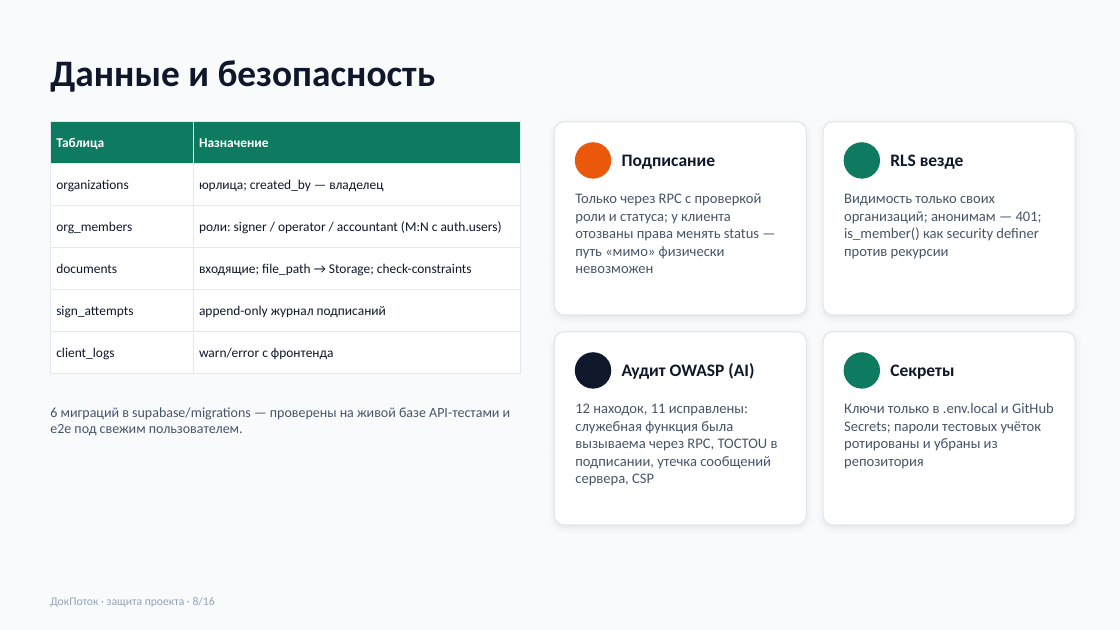
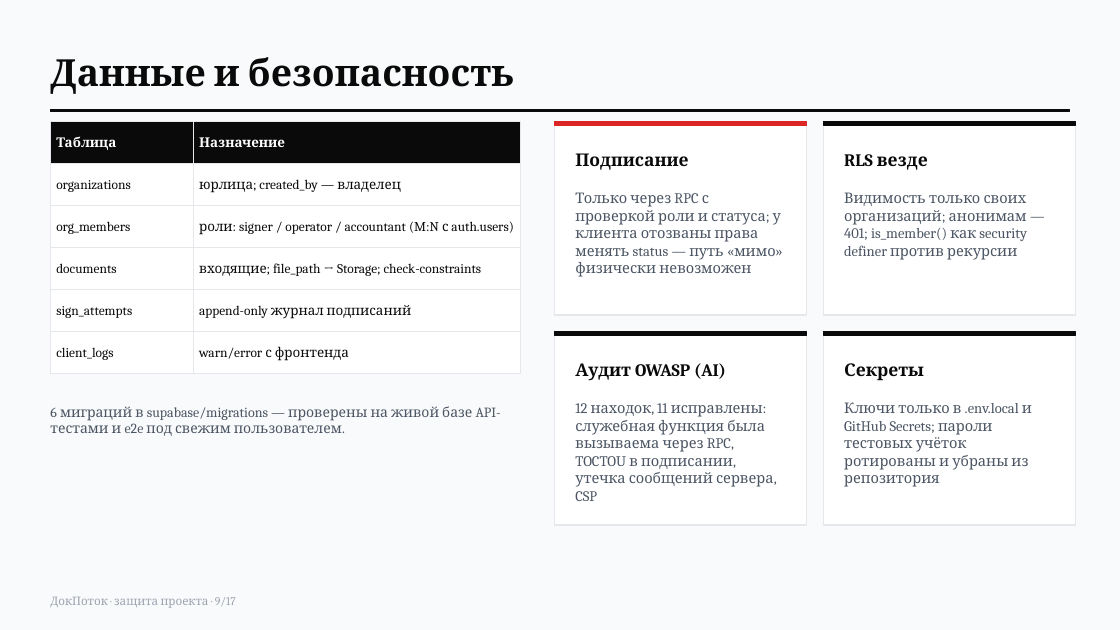
Before and after one commit to topchiiaa-eng/docflow, a slide deck: slide 9 of docs/presentation.pptx (slide 8 before the commit). Drawn at 1120x630 pixels with LibreOffice and Linux fonts; fonts in the diff are those of the drawing. Boxes give left, top, right and bottom in pixels: in the first picture for what was removed or moved away, otherwise in the second. Text is boxed around its words. In the diff, an @@ line names an element or a change of style, - is before the commit and + after.

```diff
--- a/docs/presentation.pptx
+++ b/docs/presentation.pptx
@@ background #F8FAFC to #F9FAFB @@
@@ rectangle added at bbox=[50, 109, 1070, 112], fill #0A0A0A, outline #0A0A0A 1 pt @@
@@ table at bbox=[50, 122, 521, 365] @@
@@ fill #0E7A5F to #0A0A0A in row 1 @@
@@ font Calibri to Cambria, text colour #0F172A to #0A0A0A @@
@@ borders changed @@
@@ rounded rectangle removed at bbox=[555, 122, 807, 315] @@
@@ rectangle added at bbox=[555, 122, 807, 315], fill #FFFFFF, outline #E5E7EB 1 pt @@
@@ rectangle added at bbox=[555, 122, 807, 125], fill #DC2626, outline #DC2626 1 pt @@
@@ ellipse removed at bbox=[576, 143, 611, 178] @@
@@ rounded rectangle removed at bbox=[823, 122, 1075, 315] @@
@@ rectangle added at bbox=[823, 122, 1075, 315], fill #FFFFFF, outline #E5E7EB 1 pt @@
@@ rectangle added at bbox=[823, 122, 1075, 125], fill #0A0A0A, outline #0A0A0A 1 pt @@
@@ ellipse removed at bbox=[844, 143, 880, 178] @@
@@ rounded rectangle removed at bbox=[555, 332, 807, 525] @@
@@ rectangle added at bbox=[555, 332, 807, 525], fill #FFFFFF, outline #E5E7EB 1 pt @@
@@ rectangle added at bbox=[555, 332, 807, 335], fill #0A0A0A, outline #0A0A0A 1 pt @@
@@ font Calibri to Cambria, text colour #0F172A to #0A0A0A in 5 elements at bbox=[50, 57, 514, 94], bbox=[844, 154, 928, 170], bbox=[844, 363, 924, 381], bbox=[575, 153, 688, 170], bbox=[575, 363, 726, 381] @@
@@ 4 texts: place and size @@
-4 texts at bbox=[622, 154, 964, 379]
+4 texts at bbox=[575, 153, 928, 381]
@@ ellipse removed at bbox=[576, 353, 611, 388] @@
@@ rounded rectangle removed at bbox=[823, 332, 1075, 525] @@
@@ rectangle added at bbox=[823, 332, 1075, 525], fill #FFFFFF, outline #E5E7EB 1 pt @@
@@ rectangle added at bbox=[823, 332, 1075, 335], fill #0A0A0A, outline #0A0A0A 1 pt @@
@@ ellipse removed at bbox=[844, 353, 880, 388] @@
@@ font Calibri to Cambria, text colour #475569 to #4B5563 in 5 elements at bbox=[575, 192, 781, 277], bbox=[844, 192, 1027, 260], bbox=[575, 403, 774, 501], bbox=[844, 402, 1032, 487], bbox=[50, 406, 501, 436] @@
@@ text at bbox=[50, 597, 236, 608]: text changed; font Calibri to Cambria; text colour #94A3B8 to #9CA3AF @@
-ДокПоток · защита проекта · 8/16
+ДокПоток · защита проекта · 9/17
```
Also in this commit, not shown: 15 other slides changed, 1 slide added, 12 other files.
